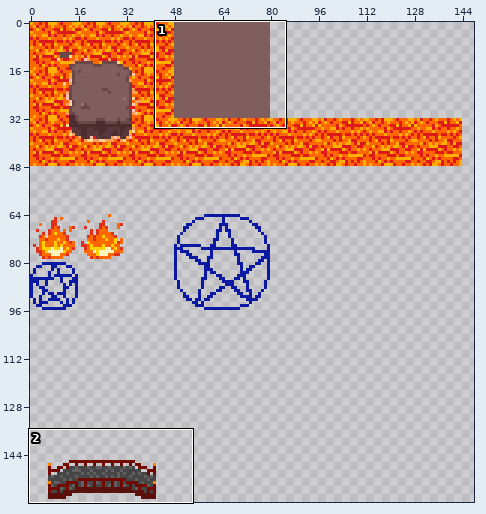
Two states of a sprite sheet, media/tile_map.png. Above: a wide view before the commit, with the close-up outlined.
Close-up. Old version:
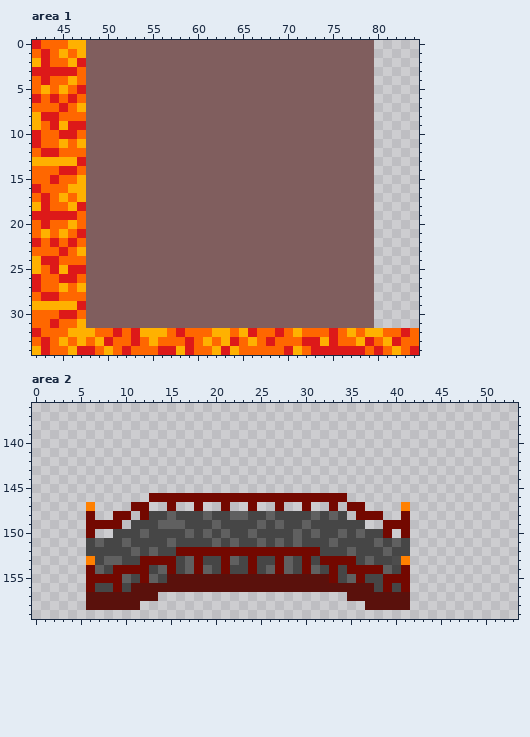
The file is 224x160 pixels. Pixels under 10% opacity are left out. Colours within 5 levels of each other are drawn and written as one. Shown: area 1: x 42..84, y 0..34; area 2: x 0..53, y 136..159. The wide view leaves out empty margins.
The result:
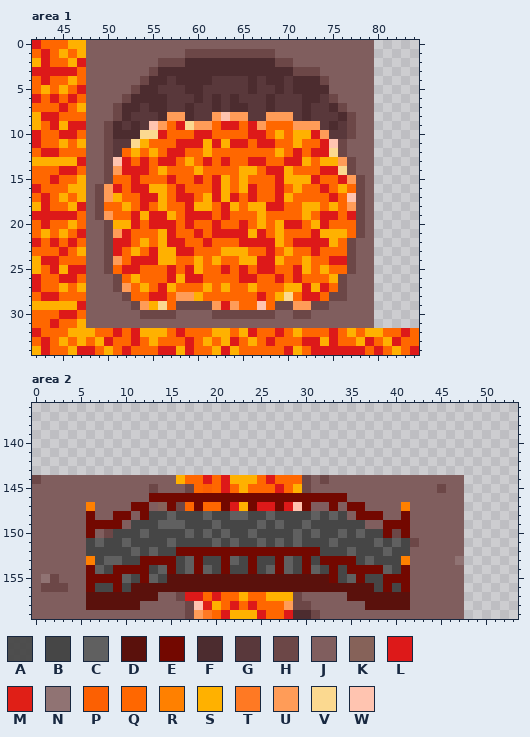
Palette (. is transparent): A #464646f0  B #464646  C #606060  D #5a110c  E #730800  F #4c2c2f  G #59383b  H #6c4747  J #805e5e  K #866259  L #dd1919  M #e01f17  N #907373  P #fc6002  Q #ff6700  R #ff8000  S #ffb100  T #ff7923  U #ff9c58  V #fbd990  W #ffc4b0
Changes in this commit:
Area 1:
y 1: x 59..68 JJJJJJJJJJ -> HHHHHHHHHH
y 2: x 56..70 JJJJJJJJJJJJJJJ -> HHHFFFFFFFFFFHH
y 3: x 55..73 JJJJJJJJJJJJJJJJJJJ -> HFFFFFFFFFFFFFFFHHH
y 4: x 54..74 JJJJJJJJJJJJJJJJJJJJJ -> HFFGFFFFGGGGFGFFGFFFH
y 5: x 53..74 JJJJJJJJJJJJJJJJJJJJJJ -> HFFGGGFFGGGGGFGGFGFFFF
y 6: x 52..75 JJJJJJJJJJJJJJJJJJJJJJJJ -> HFFFFGGGFGFGFGGGFGGGFFGH
y 7: x 51..76 JJJJJJJJJJJJJJJJJJJJJJJJJJ -> HFFGFFGGFGGFGFFGGFGGGFGGFH
y 8: x 51..77 JJJJJJJJJJJJJJJJJJJJJJJJJJJ -> HFGGGFUUFGGUWUUGGUUUGFGGGFH
y 9: x 50..77 JJJJJJJJJJJJJJJJJJJJJJJJJJJJ -> HFGFGWUQLVUUQLLQLUQQQUUUGFGH
y 10: x 50..77 JJJJJJJJJJJJJJJJJJJJJJJJJJJJ -> HFFFVVLQQQLLQQQQLLQSQSSLUGGH
y 11: x 50..76 JJJJJJJJJJJJJJJJJJJJJJJJJJJ -> HGGVSQQQLLLSLSLLQLLQQSQQLWH
y 12: x 50..76 JJJJJJJJJJJJJJJJJJJJJJJJJJJ -> HGQSQSQLLQQSQQQQQQQSQLQLLVH
y 13: x 50..77 JJJJJJJJJJJJJJJJJJJJJJJJJJJJ -> HWLQLQLLQSQLQLQQLLQQLLSQSSUH
y 14: x 50..77 JJJJJJJJJJJJJJJJJJJJJJJJJJJJ -> HULLLQSQQQSQQQQSSQLLSQQQLLVH
y 15: x 50..78 JJJJJJJJJJJJJJJJJJJJJJJJJJJJJ -> HQQLQQQLQQLQLSQSQQQLSSSLQQLUH
y 16: x 49..78 JJJJJJJJJJJJJJJJJJJJJJJJJJJJJJ -> HULQLLSSQLQQQLSQSLQQLQSQQLQSQH
y 17: x 49..78 JJJJJJJJJJJJJJJJJJJJJJJJJJJJJJ -> HUSQQLLSQLLQSLSLQLQQLSQQQQLQWH
y 18: x 49..78 JJJJJJJJJJJJJJJJJJJJJJJJJJJJJJ -> HQQSQLQSQQLSSQLSQSSLLQQSSQSQUH
y 19: x 49..78 JJJJJJJJJJJJJJJJJJJJJJJJJJJJJJ -> HUQQLSLLSQLLLQLQQQSQQQQSQLLQLH
y 20: x 50..78 JJJJJJJJJJJJJJJJJJJJJJJJJJJJJ -> HSSLQLLLQLQQLQQLQSQSLLQSLQQQH
y 21: x 50..78 JJJJJJJJJJJJJJJJJJJJJJJJJJJJJ -> HULQQQSLQQLQLLLLSLQSQQQLSSSQH
y 22: x 50..77 JJJJJJJJJJJJJJJJJJJJJJJJJJJJ -> HLLQSQSLLQQLQQQLLLLSQLLLLSQH
y 23: x 50..77 JJJJJJJJJJJJJJJJJJJJJJJJJJJJ -> HLQSQLSSLLQQQSSSQQLQSQQLQQQH
y 24: x 50..77 JJJJJJJJJJJJJJJJJJJJJJJJJJJJ -> HUQLLLSSQQSQSQQSSLLSQQSQQLLH
y 25: x 50..77 JJJJJJJJJJJJJJJJJJJJJJJJJJJJ -> HQLLQQQLQLSQQLQLQLLQQLSQSQQH
y 26: x 51..76 JJJJJJJJJJJJJJJJJJJJJJJJJJ -> HQSQQQLSLLQQQQLLQQLQLQQQSH
y 27: x 51..76 JJJJJJJJJJJJJJJJJJJJJJJJJJ -> HUQSQLSQQQSQSQQSQQQSSLSLQH
y 28: x 52..76 JJJJJJJJJJJJJJJJJJJJJJJJJ -> HQQLLQUUSQQQQQQLQSVQLLQHH
y 29: x 53..74 JJJJJJJJJJJJJJJJJJJJJJ -> HUSVQHHHHULUQQWQHHUUHH
y 30: x 54..57 JJJJ -> HHHH; x 62..68 JJJJJJJ -> HHHHHHH; x 71..72 JJ -> HH
Area 2:
y 144: x 0..47 ................................................ -> HJJJJJJJJJJJJJJJSQQLQLSSSQLQQQHJHJJJJJJJJJJJJJJJ
y 145: x 0..47 ................................................ -> JJJJJJJJJJJJJHJJJHQPQLQSQQQLQSHJJJJJJJJJJJJJJHJJ
y 146: x 0..12 ............. -> JJJJJJJJJJJJJ; x 35..47 ............. -> JJJJJJJJJJJJJ
y 147: x 0..5 ...... -> JJJJJJ; x 7..10 .... -> JJJJ; x 13..14 .. -> JK; x 16..17 .. -> HQ; x 19..20 .. -> QQ; x 22..23 .. -> LS; x 25..26 .. -> LL; x 28..29 .. -> LW; x 31..32 .. -> JJ; x 34 . -> J; x 37..40 .... -> JJJJ; x 42..47 ...... -> JJJJJJ
y 148: x 0..5 ...... -> JJJJJJ; x 7..8 .. -> JJ; x 11 . -> J; x 35 . -> J; x 39..40 .. -> JJ; x 42..47 ...... -> JJJJJJ
y 149: x 0..5 ...... -> JJJJJJ; x 10 . -> J; x 37..38 .. -> JJ; x 42..47 ...... -> JJJJJJ
y 150: x 0..5 ...... -> JJJJJJ; x 7..8 .. -> JH; x 40 . -> H; x 42..47 ...... -> JJJJJJ
y 151: x 0..5 ...... -> JJJJJJ; x 42..47 ...... -> HJJJJJ
y 152: x 0..5 ...... -> JJJJJJ; x 42..47 ...... -> JJJJJJ
y 153: x 0..5 ...... -> JJJJJJ; x 40 A -> B; x 42..47 ...... -> JJJJJN
y 154: x 0..5 ...... -> JJJJJJ; x 42..47 ...... -> JJJJJJ
y 155: x 0..5 ...... -> JNHJJJ; x 42..47 ...... -> JJJJJJ
y 156: x 0..5 ...... -> JHHHJJ; x 42..47 ...... -> JJJJJJ
y 157: x 0..5 ...... -> JJJJJJ; x 14..34 ..................... -> JJHLLQLQQSQQSSSHJJJJJ; x 42..47 ...... -> JJJJJJ
y 158: x 0..5 ...... -> JJJJJJ; x 12..36 ......................... -> JJJJJHWMSQLQLQQQUHHJJJJJJ; x 42..47 ...... -> JJJJJJ
y 159: x 0..47 ................................................ -> JJJJJJJJJJJJJJJJJHUTQLSSSLQQLFFHJJJJJJJJJJJJJJJJ
